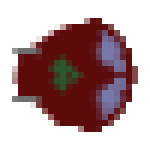
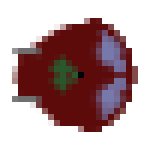
Layer changes from the first 150x150 image to the second:
added layer "HitBoxes" above "Background" over left=78, top=72, right=84, bottom=78
